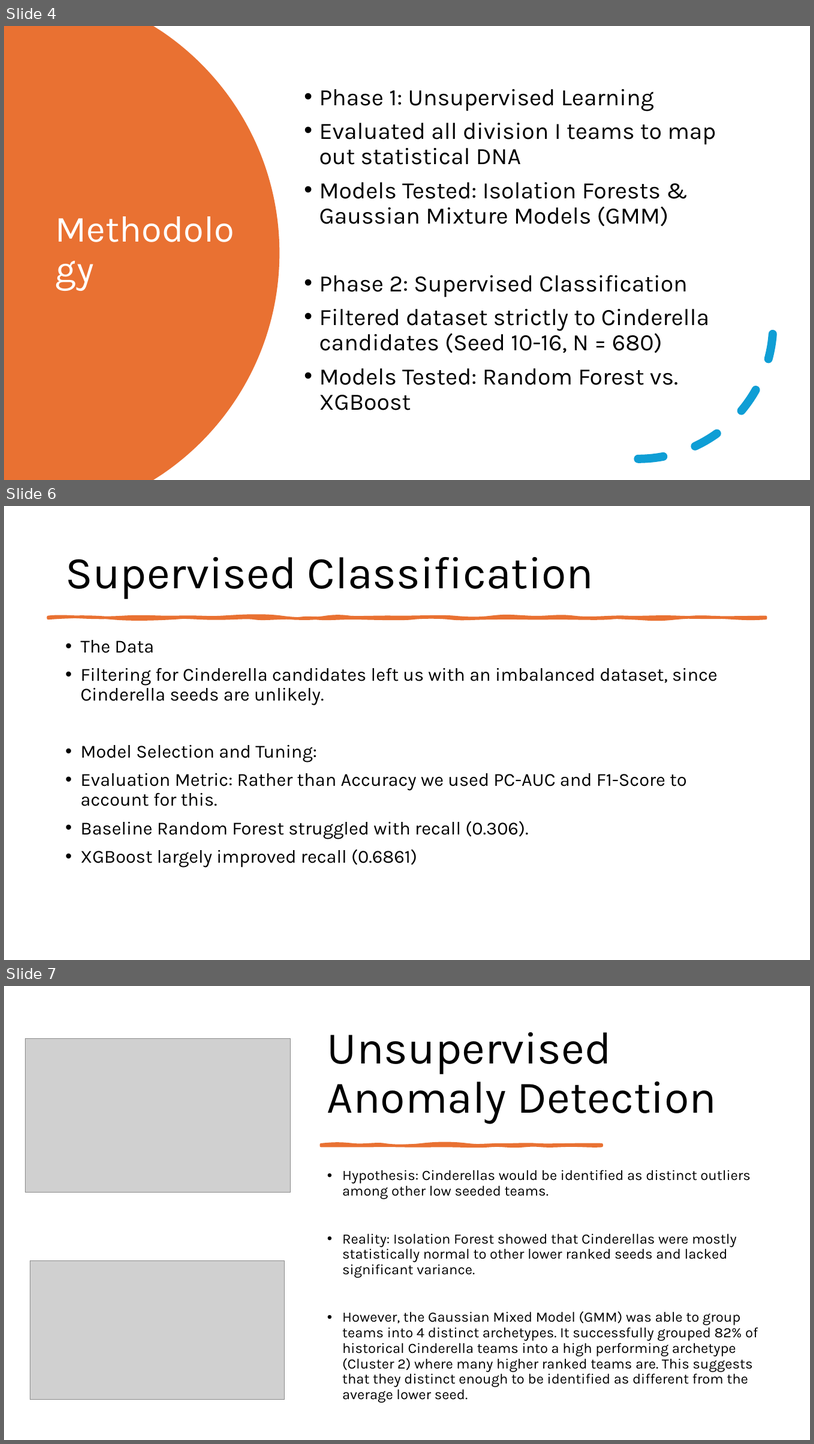
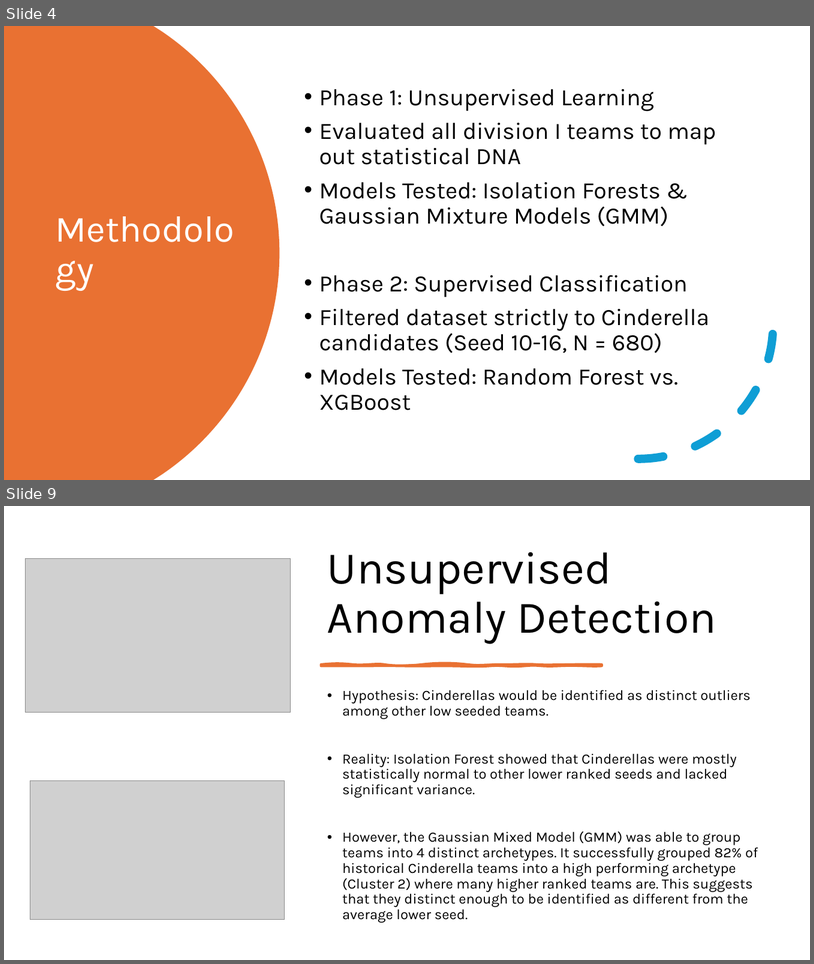
Before and after one commit to ThatTwoDude/STAT486_FinalProject, a slide deck: progress/ClassPresentation.pptx. Shown one above the other, each under a label of ours: slides 4, 6 and 7 before the commit, slides 4 and 9 after it; the slides between them are not shown. The pictures are 814x1444 and 814x964 pixels, drawn with LibreOffice and Linux fonts; fonts in the diff are those of the drawing; grey boxes stand for pictures. Boxes give left, top, right and bottom in pixels: in the first picture for what was removed or moved away, otherwise in the second. Text is boxed around its words. In the diff, an @@ line names an element or a change of style, - is before the commit and + after.

```diff
--- a/progress/ClassPresentation.pptx
+++ b/progress/ClassPresentation.pptx
@@ slide 6 removed at (4, 506, 810, 960), background #FFFFFF @@
@@ title removed at (65, 557, 594, 599) @@
-Supervised Classification
@@ freeform shape removed at (48, 617, 766, 618) @@
@@ text removed at (81, 640, 718, 867) @@
-• The Data
-• Filtering for Cinderella candidates left us with an imbalanced dataset, since Cinderella seeds are unlikely.
-• Model Selection and Tuning:
-• Evaluation Metric: Rather than Accuracy we used PC-AUC and F1-Score to account for this.
-• Baseline Random Forest struggled with recall (0.306).
-• XGBoost largely improved recall (0.6861)
@@ what was slide 7 is now slide 9 @@
```
Also in this commit, not shown: 2 slides changed, 3 slides added.
